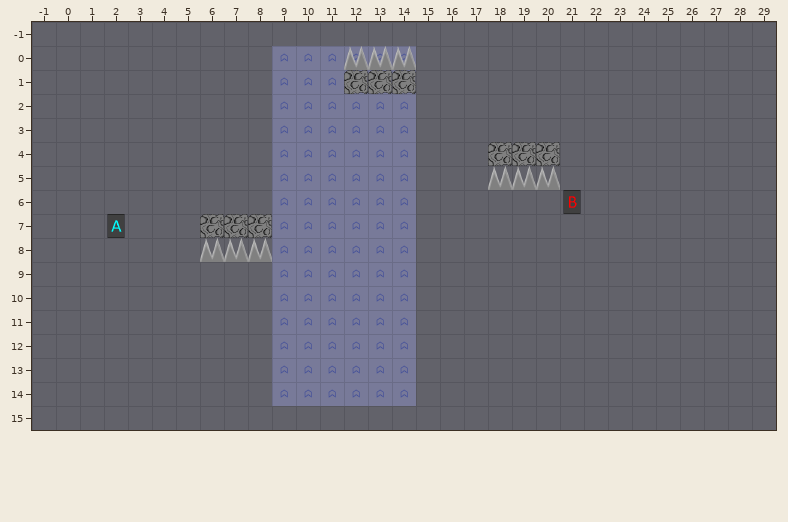
A Tiled map gets an edit: core/assets/levels/level1.tmx. Above is the file before it was changed.
Cells are 64x64 px. Shown: x -1..29, y -1..15.
The same view after the edit:
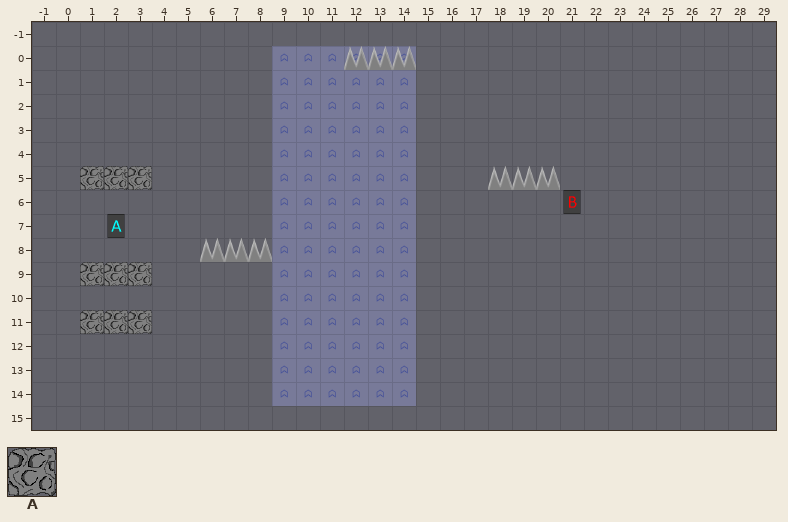
Key: from "ASEC P": A 10 "basic_block".
Objects are placed by their top-left corner, in cells (3,4 is the top-left corner of cell 3,4); size is 1x1 cell unless given.
What changed:
Layer "block 2":
changed: A "basic_block" at 12,1 -> A "basic_block" at 1,5
changed: A "basic_block" at 13,1 -> A "basic_block" at 2,5
changed: A "basic_block" at 14,1 -> A "basic_block" at 3,5
Layer "block1":
changed: A "basic_block" at 6,7 -> A "basic_block" at 1,9
changed: A "basic_block" at 7,7 -> A "basic_block" at 2,9
changed: A "basic_block" at 8,7 -> A "basic_block" at 3,9
Layer "block3":
changed: A "basic_block" at 18,4 -> A "basic_block" at 1,11
changed: A "basic_block" at 19,4 -> A "basic_block" at 2,11
changed: A "basic_block" at 20,4 -> A "basic_block" at 3,11
Changed places in both pictures, as pixel boxes (x1, y1, x2, y2):
old place: (344, 70, 416, 94)
old place: (488, 142, 560, 166)
new place: (80, 166, 152, 190)
old place: (200, 214, 272, 238)
new place: (80, 262, 152, 286)
new place: (80, 310, 152, 334)
